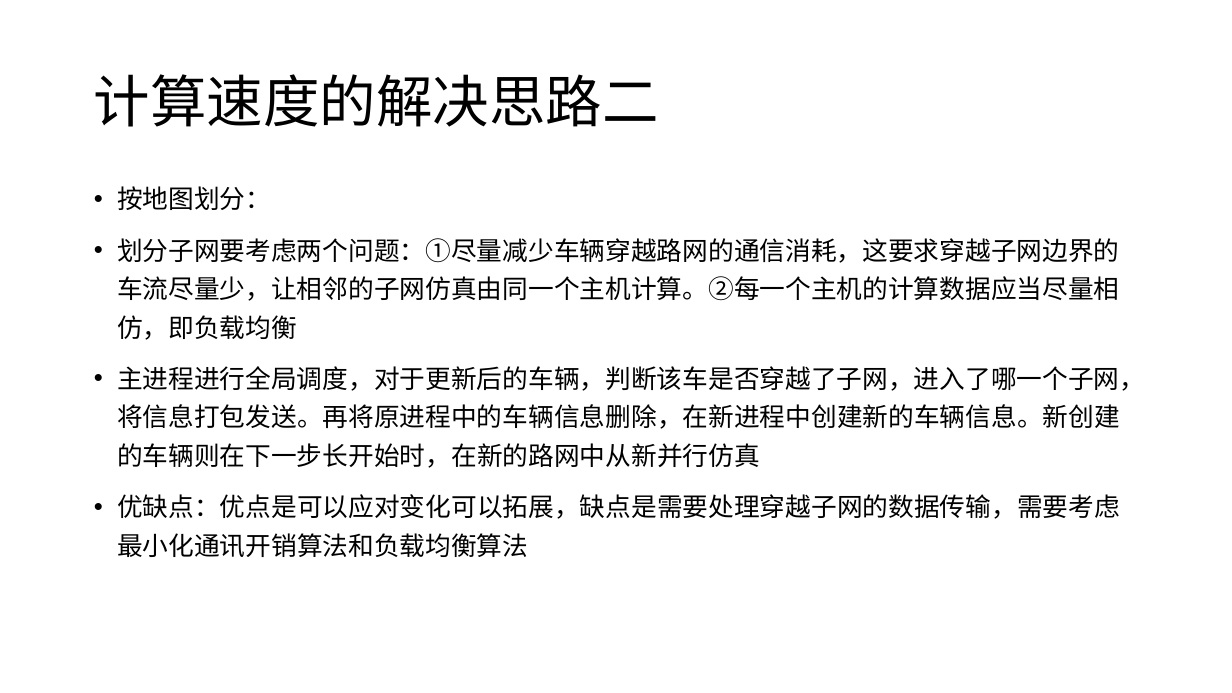
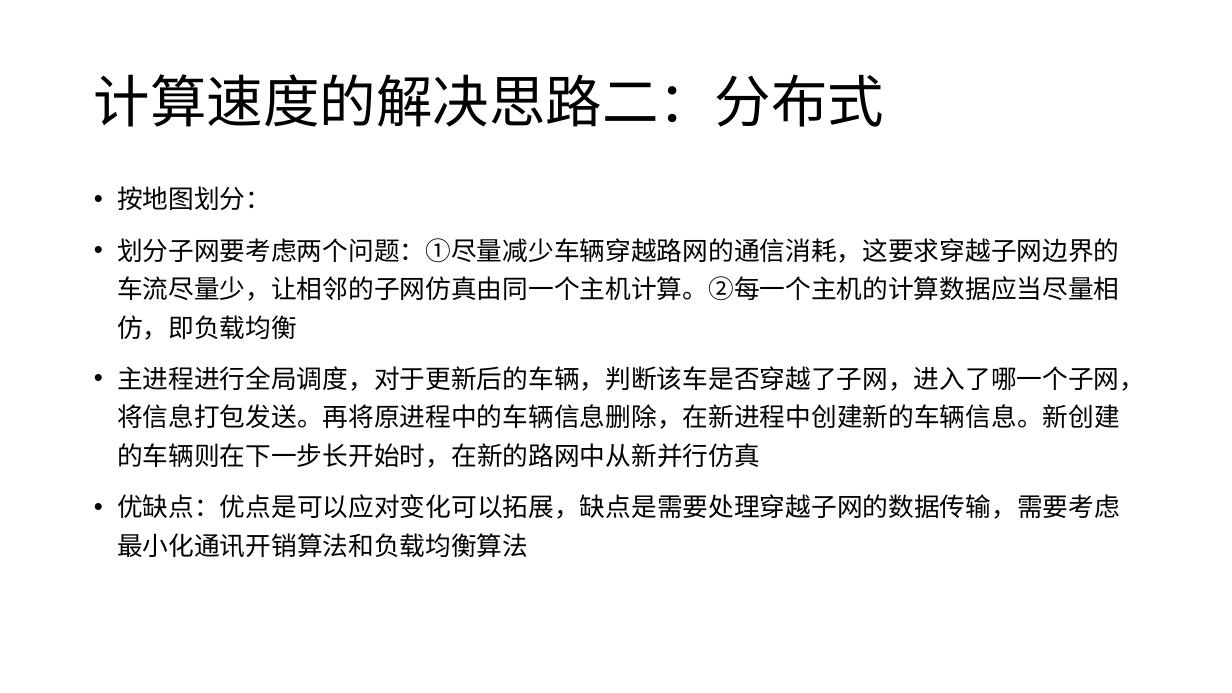
Before and after one commit to pangliangzju/sucsoft-lzjt, a slide deck: slide 5 of 计算速度的解决思路.pptx. Drawn at 1232x693 pixels with LibreOffice and Linux fonts; fonts in the diff are those of the drawing. Boxes give left, top, right and bottom in pixels: in the first picture for what was removed or moved away, otherwise in the second. Text is boxed around its words. In the diff, an @@ line names an element or a change of style, - is before the commit and + after.

```diff
--- a/计算速度的解决思路.pptx
+++ b/计算速度的解决思路.pptx
@@ title at (94, 74, 884, 127): text changed @@
-计算速度的解决思路二
+计算速度的解决思路二：分布式
```
Also in this commit, not shown: 3 other slides changed, 3 slides removed, 1 other file.
